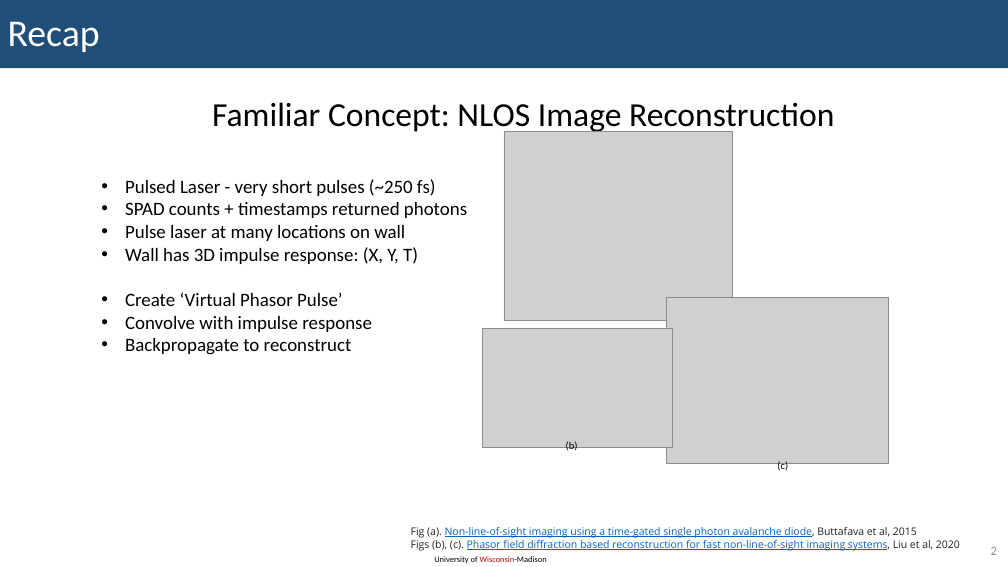
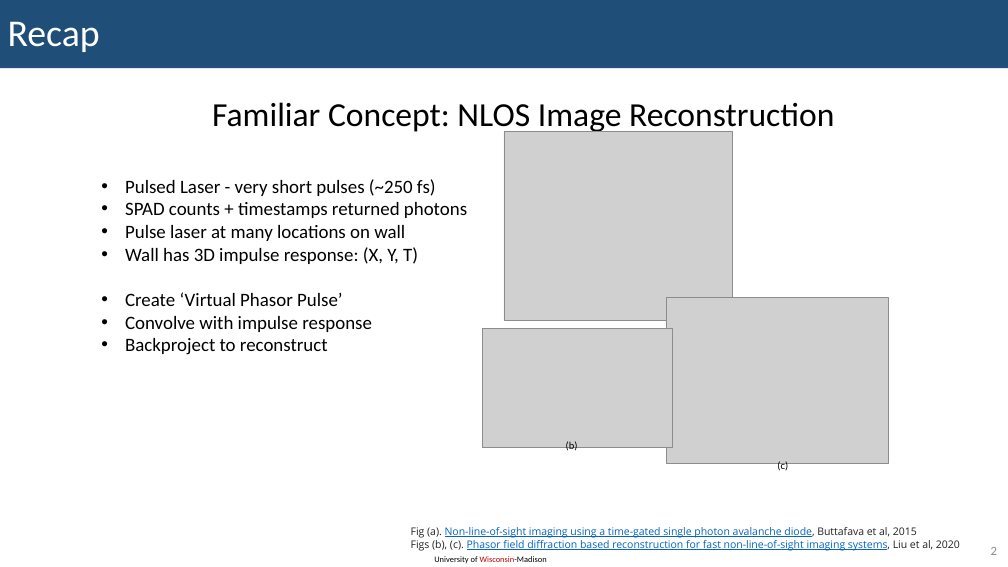
Before and after one commit to elbrandt/ECE901_Project, a slide deck: slide 2 of Presentation/BrandtEric_ECE901_FinalPresentation.pptx. Drawn at 1008x567 pixels with LibreOffice and Linux fonts; fonts in the diff are those of the drawing; grey boxes stand for pictures. Boxes give left, top, right and bottom in pixels: in the first picture for what was removed or moved away, otherwise in the second. Text is boxed around its words. In the diff, an @@ line names an element or a change of style, - is before the commit and + after.

```diff
--- a/Presentation/BrandtEric_ECE901_FinalPresentation.pptx
+++ b/Presentation/BrandtEric_ECE901_FinalPresentation.pptx
@@ text at (125, 338, 328, 355): text changed @@
-• Backpropagate to reconstruct
+• Backproject to reconstruct
```
Also in this commit, not shown: 4 other slides changed, 1 other file.
